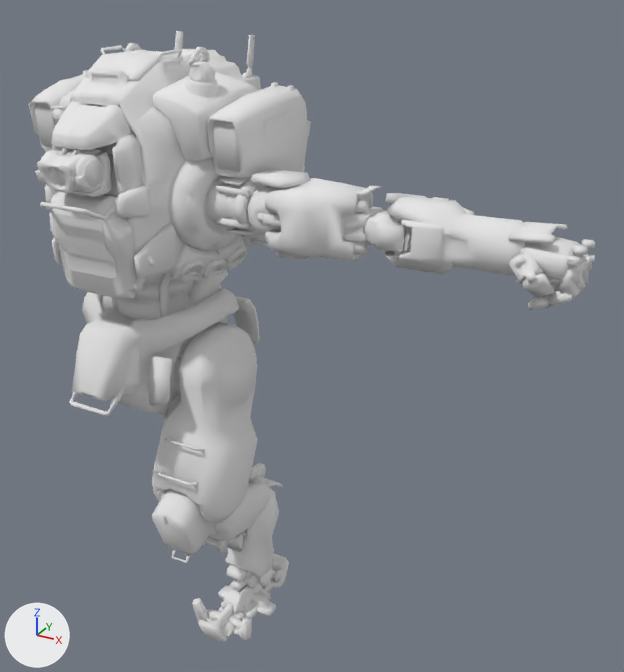
A saved change to the OBJ model BT_model_PM/Leg_mid.obj.
Camera for both pictures: a camera (50 mm lens) standing at (57.1, -69.5, 75.9) and looking at (16.6, 4.2, 39.1). The axes (+X, +Y, +Z) are drawn at lower left. The lights are the same throughout. Where no turn or scale is listed for an object, it has been applied to the vertices.

Script lines for the objects in view, before the commit:
```python
ob_arm = bpy.data.objects.new('arm', me_arm)
ob_arm.location = (0.0, 0.0, 0.0)
ob_arm_001 = bpy.data.objects.new('arm.001', me_arm_001)
ob_arm_001.location = (0.0, 0.0, 0.0)
ob_body = bpy.data.objects.new('body', me_body)
ob_body.location = (0.0, 0.0, 0.0)
ob_hatch_001 = bpy.data.objects.new('hatch.001', me_hatch_001)
ob_hatch_001.location = (0.0, 0.0, 0.0)
ob_hatch_002 = bpy.data.objects.new('hatch.002', me_hatch_002)
ob_hatch_002.location = (0.0, 0.0, 0.0)
ob_leg = bpy.data.objects.new('leg', me_leg)
ob_leg.location = (0.0, 0.0, 0.0)
ob_leg_001 = bpy.data.objects.new('leg.001', me_leg_001)
ob_leg_001.location = (0.0, 0.0, 0.0)
ob_leg_002 = bpy.data.objects.new('leg.002', me_leg_002)
ob_leg_002.location = (0.0, 0.0, 0.0)
```
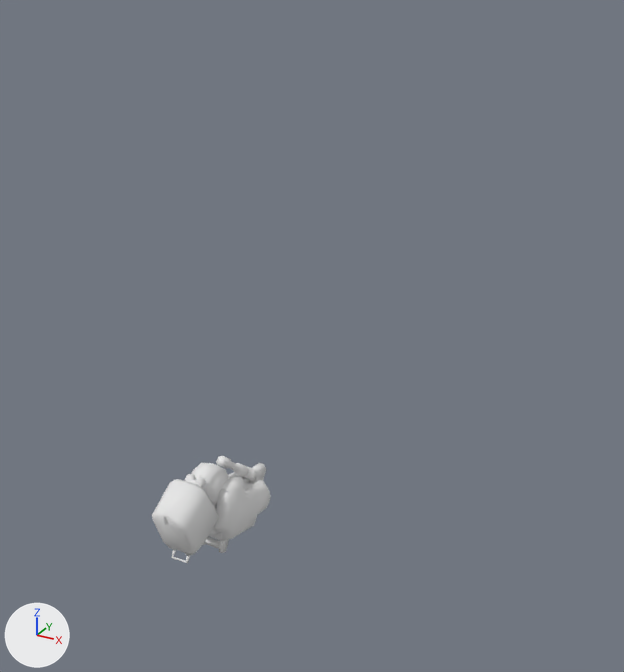
Pixel boxes [x1, y1, x2, y2] of what changed, in the pictures (624 x 672 px):
'body', deleted: before [29, 31, 311, 416]
    faces in mat_bt_a_all (white #e7e7e7): [29, 31, 311, 416]
    faces in mat_bt_decal_02 (white #e7e7e7): [73, 82, 288, 145]
'leg.002', deleted: before [152, 322, 258, 524]
'arm.001', deleted: before [375, 193, 595, 310]
'arm', deleted: before [206, 169, 405, 261]
'hatch.002', deleted: before [35, 101, 143, 197]
    faces in mat_bt_a_all (white #e7e7e7): [35, 101, 143, 197]
    faces in mat_bt_a_all_factory (white #e7e7e7): [59, 148, 112, 197]
'hatch.001', deleted: before [40, 191, 138, 299]
    faces in mat_bt_a_all (white #e7e7e7): [40, 191, 138, 299]
    faces in mat_bt_decal (white #e7e7e7): [52, 213, 117, 279]
'leg', deleted: before [192, 477, 289, 642]

What the commit changed:
Object 'arm' (ob_arm) is deleted.
Object 'arm.001' (ob_arm_001) is deleted.
Object 'body' (ob_body) is deleted.
Object 'hatch.001' (ob_hatch_001) is deleted.
Object 'hatch.002' (ob_hatch_002) is deleted.
Object 'leg' (ob_leg) is deleted.
Object 'leg.002' (ob_leg_002) is deleted.
